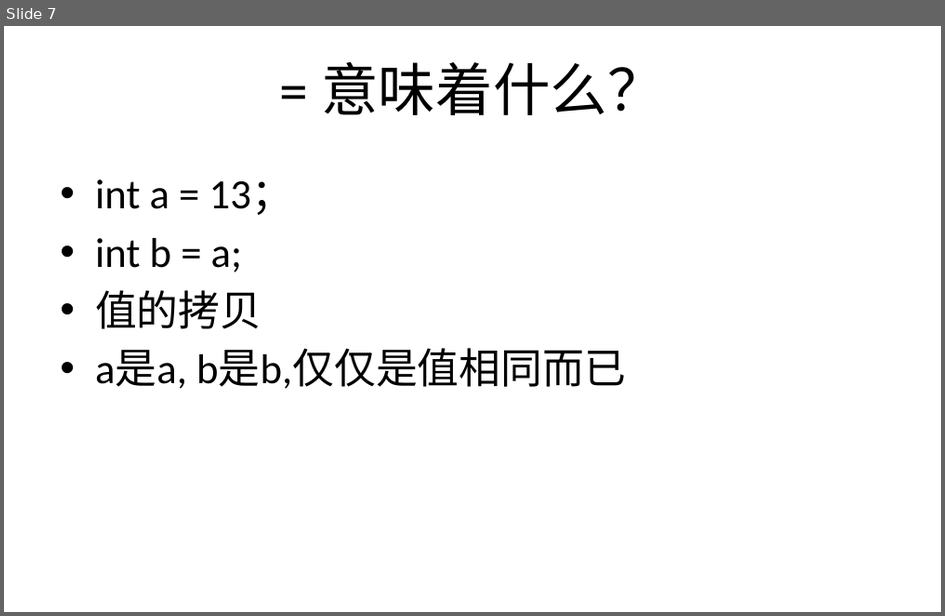
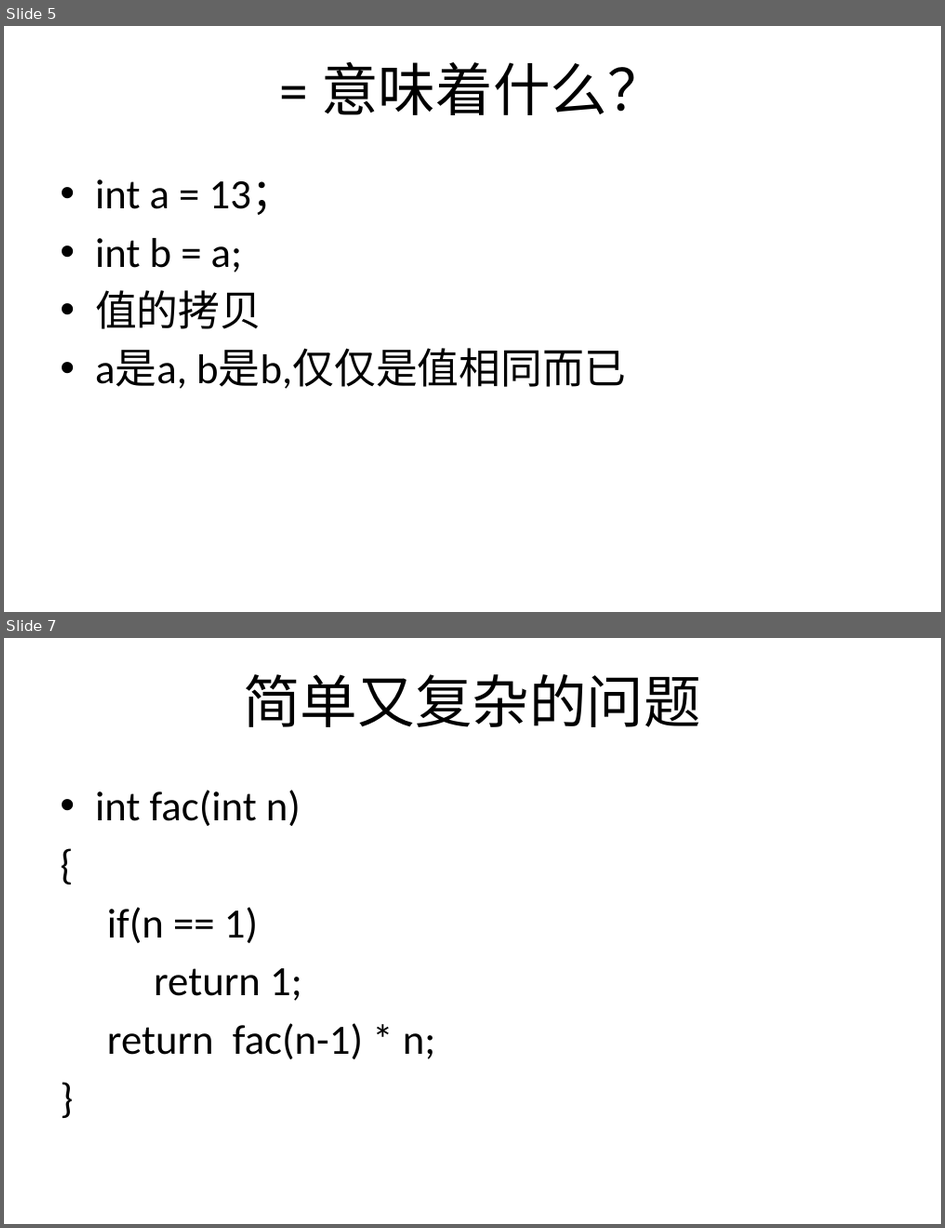
Before and after one commit to zuoshenghuang/curriculum, a slide deck: programming/2018/ch_2_variable.pptx. Shown one above the other, each under a label of ours: slide 7 before the commit, slides 5 and 7 after it; the slides between them are not shown. The pictures are 945x616 and 945x1228 pixels, drawn with LibreOffice and Linux fonts; fonts in the diff are those of the drawing; background and template pictures are left out. Boxes give left, top, right and bottom in pixels: in the first picture for what was removed or moved away, otherwise in the second. Text is boxed around its words. In the diff, an @@ line names an element or a change of style, - is before the commit and + after.

```diff
--- a/programming/2018/ch_2_variable.pptx
+++ b/programming/2018/ch_2_variable.pptx
@@ slide 7 added at (x1=4, y1=638, x2=941, y2=1224), background picture (left out) @@
@@ title added at (x1=243, y1=674, x2=702, y2=727), 44 pt, text #000000 @@
+简单又复杂的问题
@@ text added at (x1=95, y1=790, x2=436, y2=1059), 32 pt, text #000000 @@
+• int fac(int n)
+{
+if(n == 1)
+return 1;
+return fac(n-1) * n;
+}
@@ what was slide 7 is now slide 5 @@
```
Also in this commit, not shown: 3 slides changed, 5 other slides added, 1 slide removed, 2 other files.
